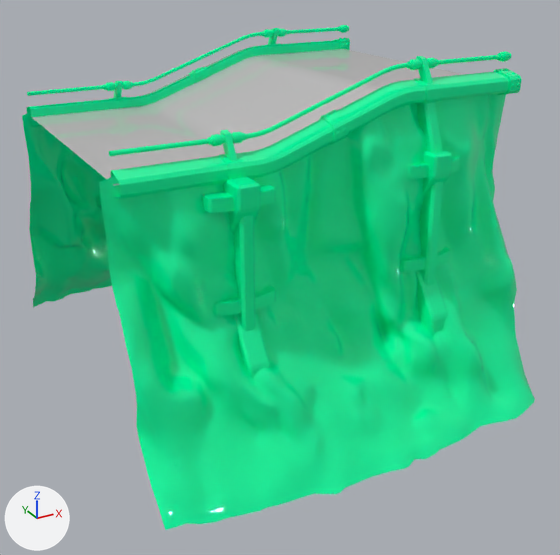
The FBX model Assets/Game/Art/Environment/Tracks/World_2/Geometry/Track_02_2.fbx as it was, and as the next commit left it.
Camera for both pictures: a 50 mm camera at (-27.7, -54.3, 9.9) aimed at (0.6, -2.9, -15.8). Arrows for +X, +Y and +Z are at lower left; the lights stay in place. The picture after the commit comes second. Objects named as collision shapes, trigger or cutter boxes, shadow casters or lower levels of detail are left out. Where no turn or scale is listed for an object, it has been applied to the vertices.

The first picture shows 'Road_003', 'Side_Rock_003'.
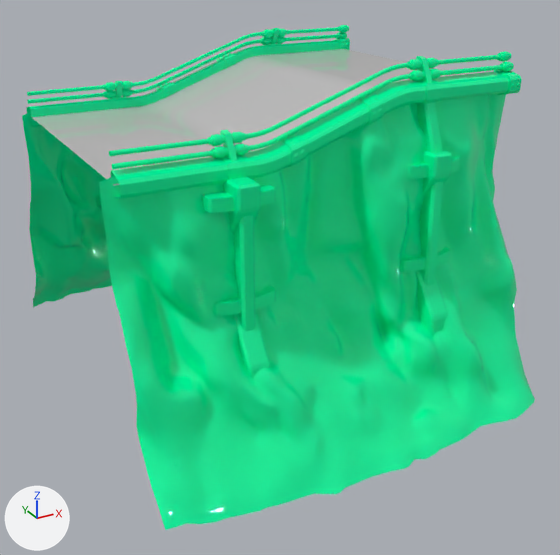
Where the change shows, as pixel boxes [x1, y1, x2, y2] in the pictures (560 x 555 px):
part 1 of me_mesh_002, added: after [359, 92, 384, 125]
part 2 of me_mesh_002, added: after [217, 53, 235, 69]
part 3 of me_mesh_002, added: after [500, 62, 514, 72]
part 4 of me_mesh_002, added: after [285, 34, 338, 41]
part 5 of me_mesh_002, added: after [27, 93, 104, 104]
part 6 of me_mesh_002, built on: before [320, 110, 348, 144]; after [112, 65, 503, 169]
part 7 of me_mesh_002, built on: before [189, 67, 207, 83]; after [103, 36, 285, 99]
part 8 of me_mesh_002, added: after [336, 32, 347, 39]

What the commit changed:
me_mesh_002 is used by ob_side_rock_003; location (0.0, 0.0, 0.0).
me_mesh_002 had 7868 vertices, 14362 faces and spanned x -15.8..15.8, y -20.2..20.2, z -23.7..2.3.
me_mesh_002 now has 9772 vertices, 17670 faces and spans x -15.8..15.8, y -20.2..20.2, z -23.7..2.3.
me_mesh_002 part 1: the loose piece of 32 vertices spanning x -0.5..0.5, y -12.2..-10.4, z -2.9..-0.6 is copied, and the copy is moved by (2.8, 0.0, 1.0); it spans x 2.3..3.3, y -12.2..-10.4, z -1.9..0.4.
me_mesh_002 part 2: the loose piece of 32 vertices spanning x -0.5..0.5, y 10.4..12.2, z -2.9..-0.6 is copied, and the copy is moved by (2.8, 0.0, 1.0); it spans x 2.3..3.3, y 10.4..12.2, z -1.9..0.4.
me_mesh_002 part 3: the loose piece of 112 vertices spanning x 14.5..15.5, y -11.1..-10.4, z 1.5..2.2 is copied, and the copy is moved by (0.0, -0.4, -0.7); it spans x 14.5..15.5, y -11.4..-10.7, z 0.8..1.5.
me_mesh_002 part 4: the loose piece of 16 vertices spanning x 8.7..15.0, y 10.6..10.9, z 1.7..2.0 is copied, and the copy is mirrored in x about its middle, then moved by (0.0, 0.3, -0.7); it spans x 8.7..15.0, y 10.9..11.2, z 1.0..1.3.
me_mesh_002 part 5: the loose piece of 16 vertices spanning x -15.0..-8.7, y 10.6..10.9, z -1.8..-1.5 is copied, and the copy is mirrored in x about its middle, then moved by (0.0, 0.3, -0.7); it spans x -15.0..-8.7, y 10.9..11.2, z -2.5..-2.2.
me_mesh_002 part 6: 232 vertices moved from x -0.5..0.5, y -12.3..-10.3, z -2.9..-0.6 to x -3.7..-2.6, y -12.3..-10.3, z -4.0..-1.7; 608 vertices added at x -15.0..15.0, y -11.4..-10.7, z -2.7..1.5.
me_mesh_002 part 7: 232 vertices moved from x -0.5..0.5, y 10.3..12.3, z -2.9..-0.6 to x -3.7..-2.6, y 10.3..12.3, z -4.0..-1.7; 576 vertices added at x -8.7..8.7, y 10.7..11.4, z -2.7..1.5.
me_mesh_002 part 8: 112 vertices added at x 14.5..15.5, y 10.7..11.4, z 0.8..1.5.
Other edits to the shape of me_mesh_002 do not show in these pictures.
